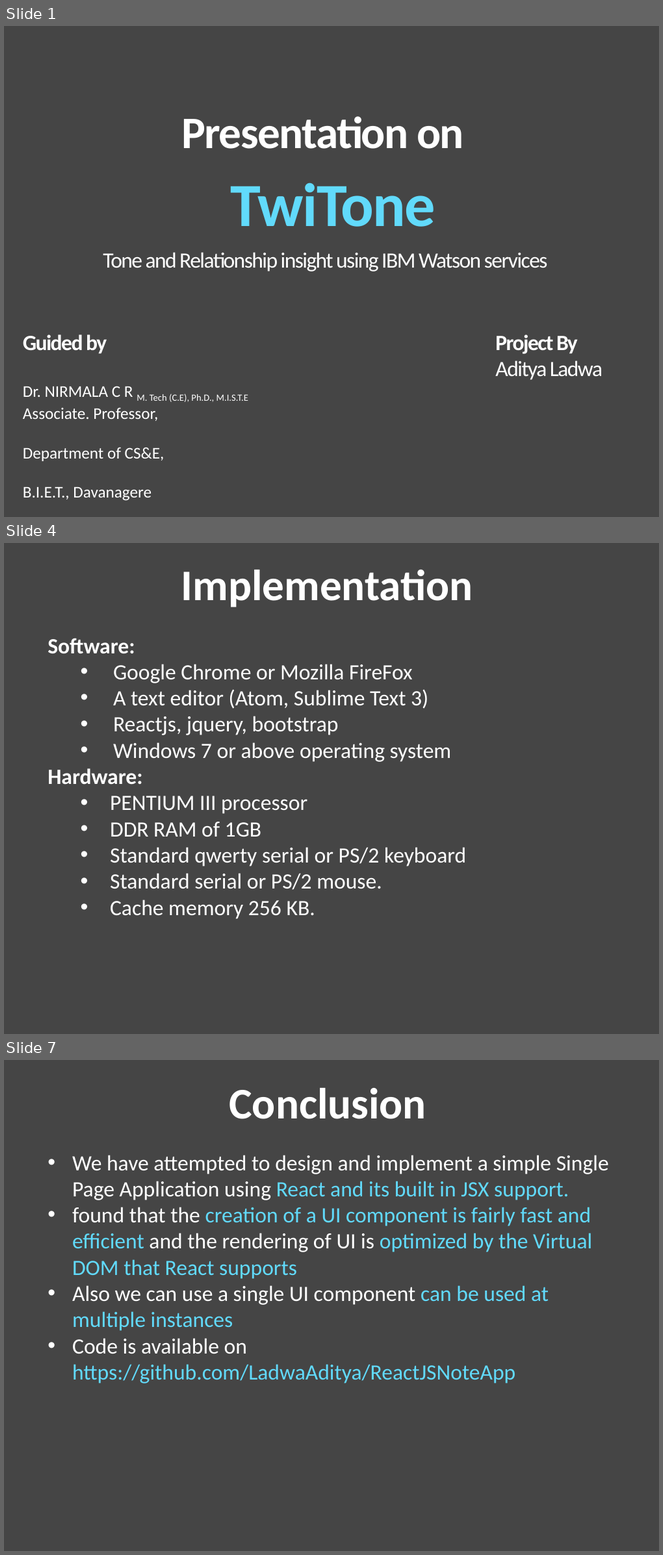
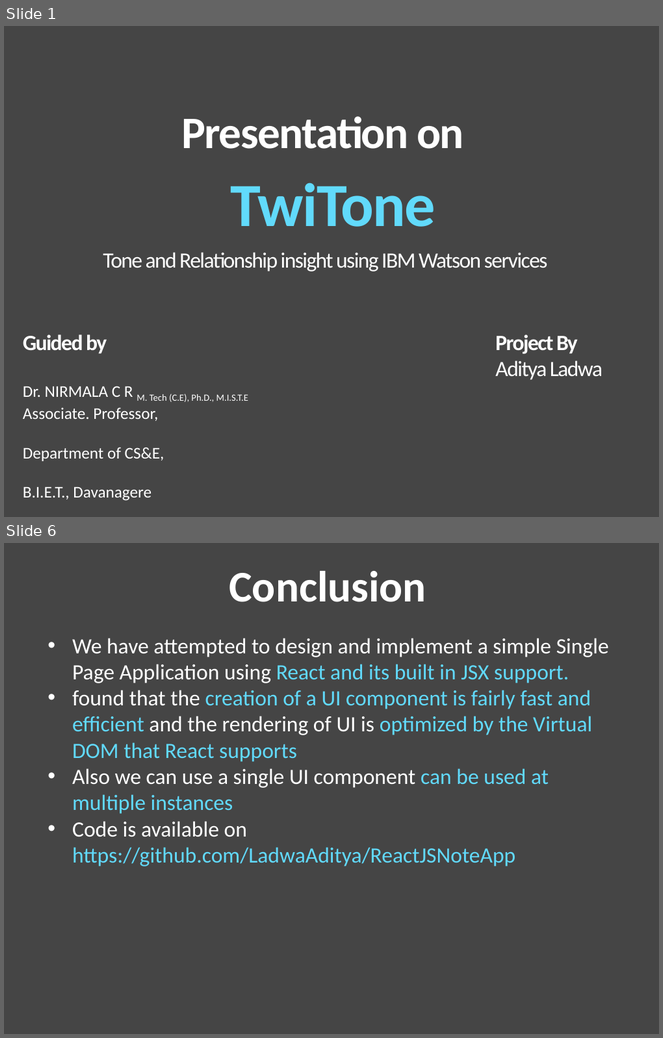
Before and after one commit to LadwaAditya/TwiTone, a slide deck: Presentation.pptx. Shown one above the other, each under a label of ours: slides 1, 4 and 7 before the commit, slides 1 and 6 after it; the slides between them are not shown. The pictures are 663x1555 and 663x1038 pixels, drawn with LibreOffice and Linux fonts; fonts in the diff are those of the drawing. Boxes give left, top, right and bottom in pixels: in the first picture for what was removed or moved away, otherwise in the second. Text is boxed around its words. In the diff, an @@ line names an element or a change of style, - is before the commit and + after.

```diff
--- a/Presentation.pptx
+++ b/Presentation.pptx
@@ slide 4 removed at [4, 543, 659, 1034], background #454545 @@
@@ text removed at [181, 570, 473, 607] @@
-Implementation
@@ text removed at [48, 638, 466, 919] @@
-Software:
-  • Google Chrome or Mozilla FireFox
-  • A text editor (Atom, Sublime Text 3)
-  • Reactjs, jquery, bootstrap
-  • Windows 7 or above operating system
-Hardware:
-  • PENTIUM III processor
-  • DDR RAM of 1GB
-  • Standard qwerty serial or PS/2 keyboard
-  • Standard serial or PS/2 mouse.
-  • Cache memory 256 KB.
@@ what was slide 7 is now slide 6 @@
```
Also in this commit, not shown: 2 slides changed, 2 slides added, 2 other slides removed.
